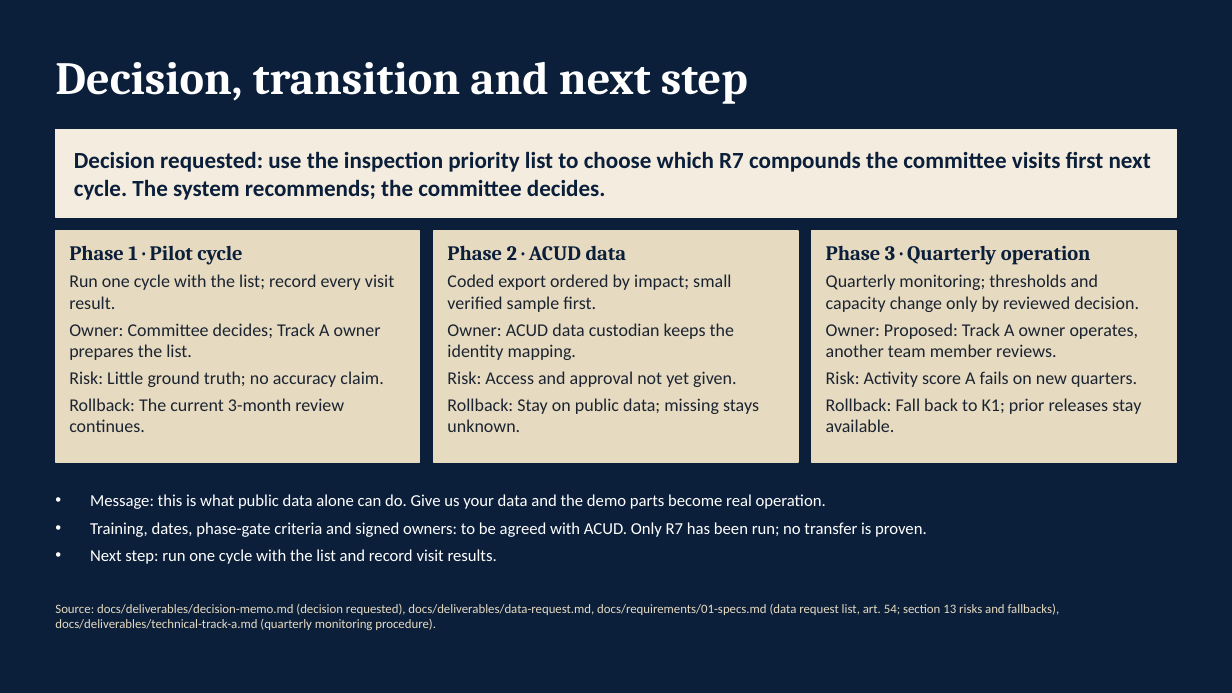
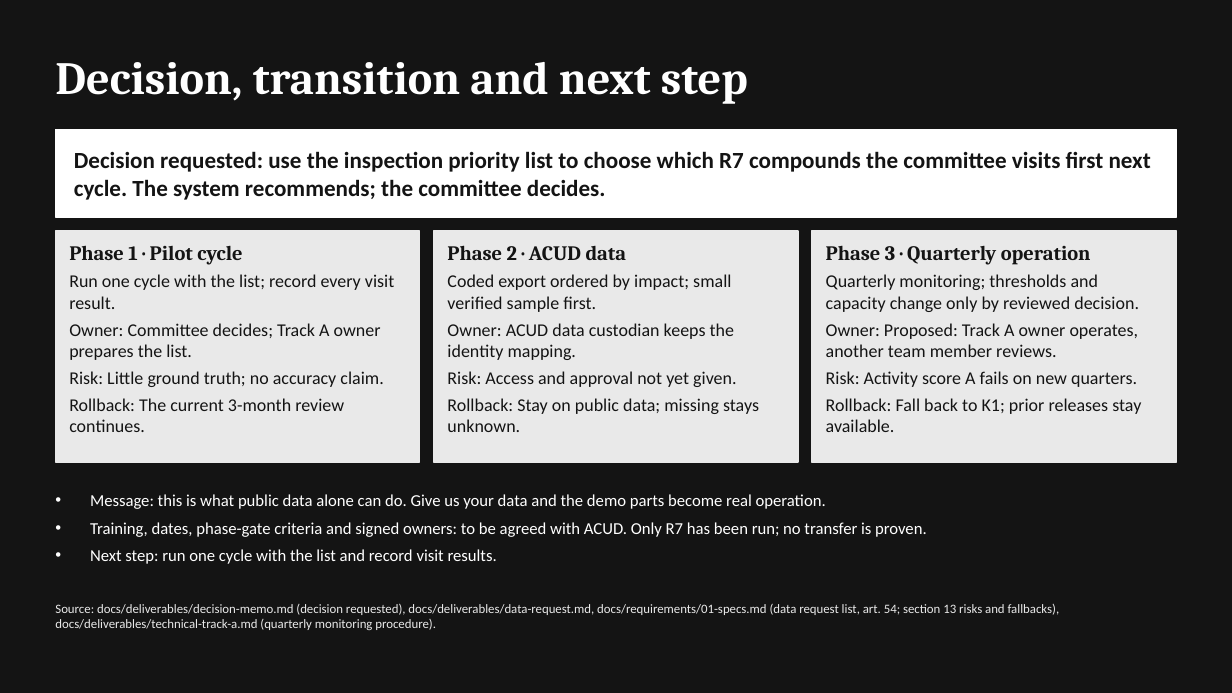
Before and after one commit to elsayedelmandoh/spaceeye-geoai, a slide deck: slide 12 of docs/deliverables/01-presentation.pptx. Drawn at 1232x693 pixels with LibreOffice and Linux fonts; fonts in the diff are those of the drawing. Boxes give left, top, right and bottom in pixels: in the first picture for what was removed or moved away, otherwise in the second. Text is boxed around its words. In the diff, an @@ line names an element or a change of style, - is before the commit and + after.

Commit message:
docs: recolor the deck to the ACUD red, black and white palette (T-EL-25)

```diff
--- a/docs/deliverables/01-presentation.pptx
+++ b/docs/deliverables/01-presentation.pptx
@@ background #0B1F3A to #141414 @@
@@ rectangle at [55, 129, 1177, 217]: fill #F4EDDF to #FFFFFF; outline #F4EDDF 1 pt to #FFFFFF 1 pt @@
@@ text "Decision requested: use the inspection ..." at [74, 151, 1151, 200]: text colour #0B1F3A to #141414 @@
@@ fill #E6DAC1 to #E9E9E9; outline #E6DAC1 1 pt to #E9E9E9 1 pt in 3 elements at [55, 231, 420, 462], [433, 231, 798, 462], [812, 231, 1177, 462] @@
@@ text "Phase 1 · Pilot cycle" at [69, 245, 394, 432]: text colour #0B1F3A to #141414 in "Phase 1 · Pilot cycle"; text colour #1B2430 to #141414 @@
@@ text "Phase 2 · ACUD data" at [447, 245, 759, 432]: text colour #0B1F3A to #141414 in "Phase 2 · ACUD data"; text colour #1B2430 to #141414 @@
@@ text "Phase 3 · Quarterly operation" at [826, 245, 1141, 432]: text colour #0B1F3A to #141414 in "Phase 3 · Quarterly operation"; text colour #1B2430 to #141414 in "Quarterly monitoring; thresholds and capacity change only ...", "Owner: Proposed: Track A owner operates, another ...", "Risk: Activity score A fails on new ...", "Rollback: Fall back to K1; prior releases ..." @@
@@ text "Source: docs/deliverables/decision-memo.md (decision request ..." at [55, 604, 1060, 630]: text colour #E6DAC1 to #E9E9E9 @@
```
Also in this commit, not shown: 11 other slides changed.
